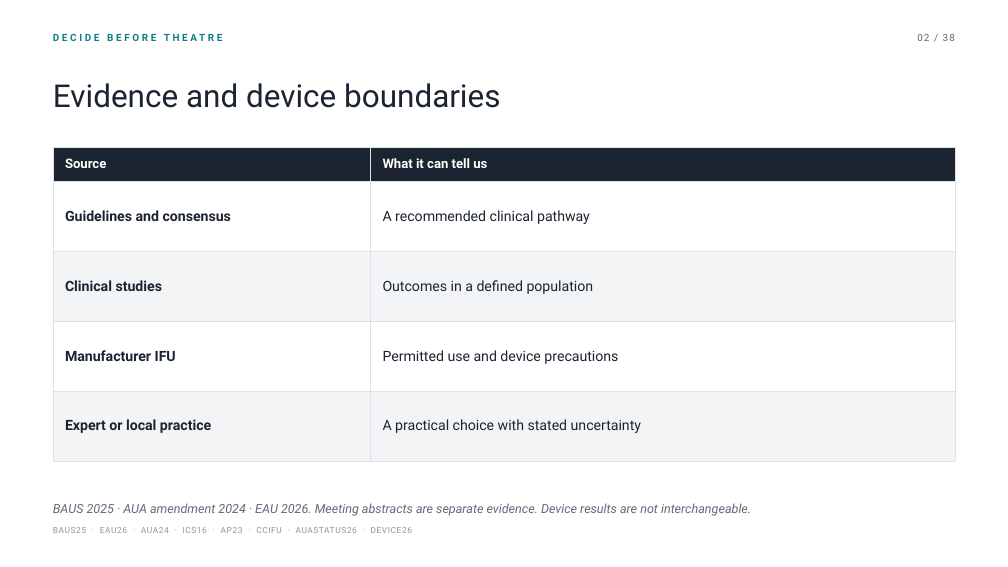
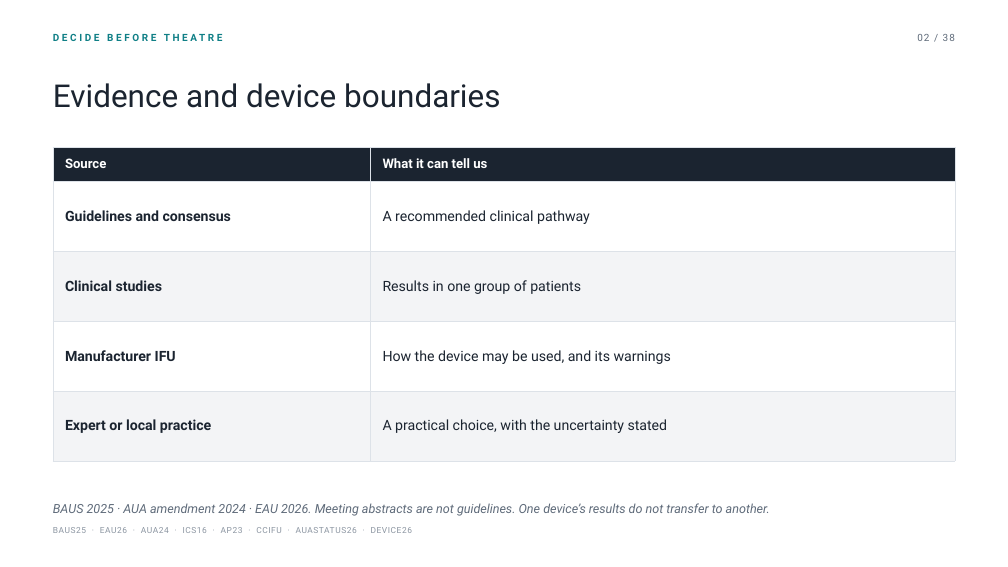
Before and after one commit to nityjr-ctrl/aus-presentation, a slide deck: slide 4 of presentation/AUS-teaching-deck.pptx. Drawn at 1008x567 pixels with LibreOffice and Linux fonts; fonts in the diff are those of the drawing. Boxes give left, top, right and bottom in pixels: in the first picture for what was removed or moved away, otherwise in the second. Text is boxed around its words. In the diff, an @@ line names an element or a change of style, - is before the commit and + after.

```diff
--- a/presentation/AUS-teaching-deck.pptx
+++ b/presentation/AUS-teaching-deck.pptx
@@ table at box(53, 147, 955, 437) @@
-row 3, column 2: Outcomes in a defined population
+row 3, column 2: Results in one group of patients
-row 4, column 2: Permitted use and device precautions
+row 4, column 2: How the device may be used, and its warnings
-row 5, column 2: A practical choice with stated uncertainty
+row 5, column 2: A practical choice, with the uncertainty stated
@@ text at box(53, 503, 770, 516): text changed @@
-BAUS 2025 · AUA amendment 2024 · EAU 2026. Meeting abstracts are separate evidence. Device results are not interchangeable.
+BAUS 2025 · AUA amendment 2024 · EAU 2026. Meeting abstracts are not guidelines. One device’s results do not transfer to another.
```
Also in this commit, not shown: 35 other slides changed, 16 other files.
